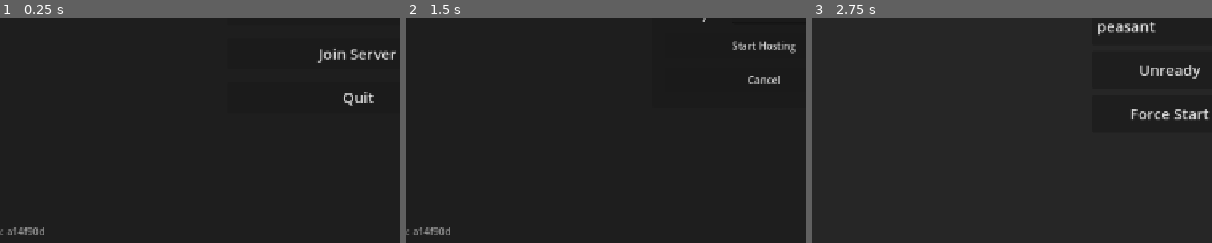
Above: before the commit, frames 1-3 (left to right).
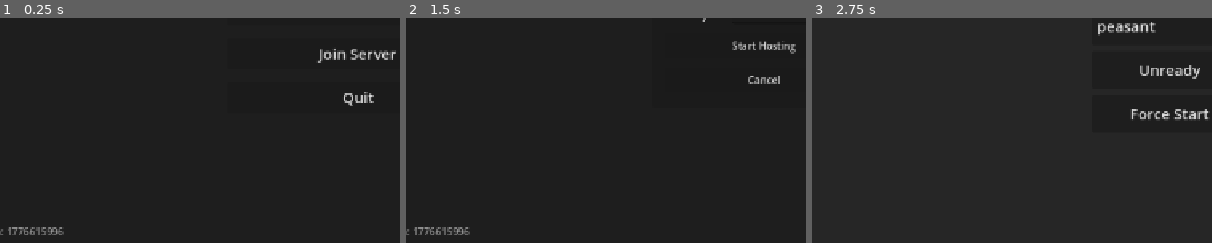
Above: after the commit, the same moments.

Repository: zakanater19/godot-roguetown
Game: Godot game, scene res://scenes/main_menu.tscn
Two runs of this game, one before a commit and one after it. Both use one fixed random seed, a clock stepped at 60 frames per second and the inputs below.
Inputs (mouse positions are % of the whole screen's width and height, from its top left):
- Up to frame 1 (0.25 s): no input
- Up to frame 2 (1.5 s): tap Enter at 0.5 s; move the mouse to (72, 45) at 0.52 s; hold D 0.53-1.25 s; hold Shift 0.53-1.25 s; click (72, 45) at 0.67 s; tap Space at 0.77 s; click "Host Server" at 1.25 s
- Up to frame 3 (2.75 s): click "Start Hosting" at 2 s
The pictures show only the part of the screen within x 5-55%, y 50-100%; the shares and areas given below are measured in that part.

The runs differ from the first frame. In frame 1, 0.3% of the frame differs, in the area x 2-16%, y 92-97%; in frame 2, 0.3%; in frame 3, nothing differs.

Commit message:
relogging on death uses newer ghost stuff instead of legacy

Diff:
--- a/scripts/net/game_version.gd
+++ b/scripts/net/game_version.gd
@@ -3,7 +3,7 @@
 
 ## Keep this for executable/binary level compatibility only. Runtime content,
 ## scenes, scripts, and maps are synced via the server bundle hash below.
-const APP_VERSION: String = "a14f90d"
+const APP_VERSION: String = "1776615996"
 
 ## Directories that still support lightweight resource diffs as a fallback when
 ## talking to older servers. Full bundle sync does not depend on this list.
--- a/scripts/net/latejoin_reconnect.gd
+++ b/scripts/net/latejoin_reconnect.gd
@@ -53,8 +53,8 @@
 	var best_peer_id = _find_reconnection_candidate_for_peer(peer_id)
 	if best_peer_id == -1: return false
 
-	var player_node_path = lj._disconnected_players[best_peer_id]["node_path"]
-	var player_node      = lj.get_node_or_null(player_node_path)
+	var disconnected_data: Dictionary = lj._disconnected_players[best_peer_id]
+	var player_node = _resolve_reconnection_node(best_peer_id, disconnected_data)
 	if player_node == null or not is_instance_valid(player_node):
 		lj._disconnected_players.erase(best_peer_id)
 		return false
@@ -63,11 +63,25 @@
 		var ghost = Host.peers[peer_id]
 		if is_instance_valid(ghost) and ghost != player_node: ghost.queue_free()
 
-	Host.peers[peer_id] = player_node
 	var success = _perform_reconnection(peer_id, best_peer_id, player_node, {})
 	if success: lj._disconnected_players.erase(best_peer_id)
 	else:        Host.peers.erase(peer_id)
 	return success
+
+func _resolve_reconnection_node(old_peer_id: int, disconnected_data: Dictionary) -> Node:
+	var current_node: Node = Host.peers.get(old_peer_id, null)
+	if current_node == null or not is_instance_valid(current_node) or current_node.is_queued_for_deletion():
+		current_node = lj._find_player_by_peer(old_peer_id)
+	if current_node != null and is_instance_valid(current_node) and not current_node.is_queued_for_deletion():
+		return current_node
+
+	var player_node_path: NodePath = disconnected_data.get("node_path", NodePath())
+	if player_node_path.is_empty():
+		return null
+	var player_node = lj.get_node_or_null(player_node_path)
+	if player_node == null or not is_instance_valid(player_node) or player_node.is_queued_for_deletion():
+		return null
+	return player_node
 
 func _find_reconnection_candidate_for_peer(new_peer_id: int) -> int:
 	var new_ip: String = Host._get_peer_ip(new_peer_id)
@@ -100,7 +114,7 @@
 			entry["target"]         = node
 
 	restore_player_state(node, current_state)
-	_reassign_player_node(node, new_peer_id)
+	_reassign_player_node(node, new_peer_id, old_peer_id)
 
 	lj.rpc_set_disconnect_indicator.rpc(node.get_path(), false)
 
@@ -115,8 +129,13 @@
 	lj.receive_reconnect_state.rpc_id(new_peer_id, node.get_path(), current_state)
 	return true
 
-func _reassign_player_node(player_node: Node, new_peer_id: int) -> void:
+func _update_peer_registry(player_node: Node, old_peer_id: int, new_peer_id: int) -> void:
+	if old_peer_id != new_peer_id and Host.peers.get(old_peer_id, null) == player_node:
+		Host.peers.erase(old_peer_id)
 	Host.peers[new_peer_id] = player_node
+
+func _reassign_player_node(player_node: Node, new_peer_id: int, old_peer_id: int = -1) -> void:
+	_update_peer_registry(player_node, old_peer_id, new_peer_id)
 	lj.rpc_update_player_authority.rpc(player_node.get_path(), new_peer_id)
 	lj.reconnection_confirmed.rpc_id(new_peer_id, player_node.get_path())
 
--- a/scripts/tools/import_smoke_test.gd
+++ b/scripts/tools/import_smoke_test.gd
@@ -140,6 +140,7 @@
 		"objects": {},
 		"players": {},
 	}
+	var _disconnected_players: Dictionary = {}
 	var _reconnect = null
 	var players_by_peer: Dictionary = {}
 
@@ -332,6 +333,10 @@
 
 	_begin_section("net: sync behavior")
 	_validate_network_sync_behavior()
+	_end_section()
+
+	_begin_section("net: reconnect behavior")
+	_validate_reconnection_behavior()
 	_end_section()
 
 	_begin_section("gameplay: player object interactions")
@@ -946,6 +951,65 @@
 		World.remove_child(temp_root)
 	temp_root.free()
 
+func _validate_reconnection_behavior() -> void:
+	var previous_host_peers: Dictionary = Host.peers.duplicate()
+	var temp_root := Node.new()
+	temp_root.name = "__SmokeReconnectRoot"
+	World.add_child(temp_root)
+
+	var latejoin := _SmokeLateJoinStub.new()
+	temp_root.add_child(latejoin)
+
+	var reconnect = preload("res://scripts/net/latejoin_reconnect.gd").new(latejoin)
+
+	var corpse := _SmokePlayerStub.new()
+	corpse.name = "StoredCorpse"
+	corpse.is_possessed = false
+	corpse.dead = true
+	corpse.set_multiplayer_authority(44)
+	temp_root.add_child(corpse)
+
+	var ghost := _SmokePlayerStub.new()
+	ghost.name = "LiveGhost"
+	ghost.set_multiplayer_authority(44)
+	temp_root.add_child(ghost)
+
+	latejoin._disconnected_players[44] = {
+		"node_path": corpse.get_path(),
+		"timestamp": 1,
+		"ip": "127.0.0.1",
+	}
+	latejoin.players_by_peer[44] = ghost
+
+	Host.peers.clear()
+	Host.peers[44] = ghost
+	if reconnect._resolve_reconnection_node(44, latejoin._disconnected_players[44]) != ghost:
+		_fail("LateJoinReconnect._resolve_reconnection_node: live ghost did not win over the stale disconnected corpse path.")
+
+	Host.peers.clear()
+	if reconnect._resolve_reconnection_node(44, latejoin._disconnected_players[44]) != ghost:
+		_fail("LateJoinReconnect._resolve_reconnection_node: peer lookup fallback did not recover the live ghost.")
+
+	latejoin.players_by_peer.erase(44)
+	if reconnect._resolve_reconnection_node(44, latejoin._disconnected_players[44]) != corpse:
+		_fail("LateJoinReconnect._resolve_reconnection_node: stored node-path fallback no longer resolved the disconnected body when no live avatar existed.")
+
+	Host.peers.clear()
+	Host.peers[44] = ghost
+	reconnect._update_peer_registry(ghost, 44, 77)
+	if Host.peers.has(44):
+		_fail("LateJoinReconnect._update_peer_registry: old disconnected peer mapping was not cleared after reassignment.")
+	if Host.peers.get(77, null) != ghost:
+		_fail("LateJoinReconnect._update_peer_registry: reassigned peer mapping did not point at the live avatar.")
+
+	Host.peers.clear()
+	for peer_id in previous_host_peers.keys():
+		Host.peers[peer_id] = previous_host_peers[peer_id]
+
+	if temp_root.get_parent() == World:
+		World.remove_child(temp_root)
+	temp_root.free()
+
 func _validate_player_object_interactions() -> void:
 	var temp_root := Node2D.new()
 	temp_root.name = "__SmokeInteractionRoot"
